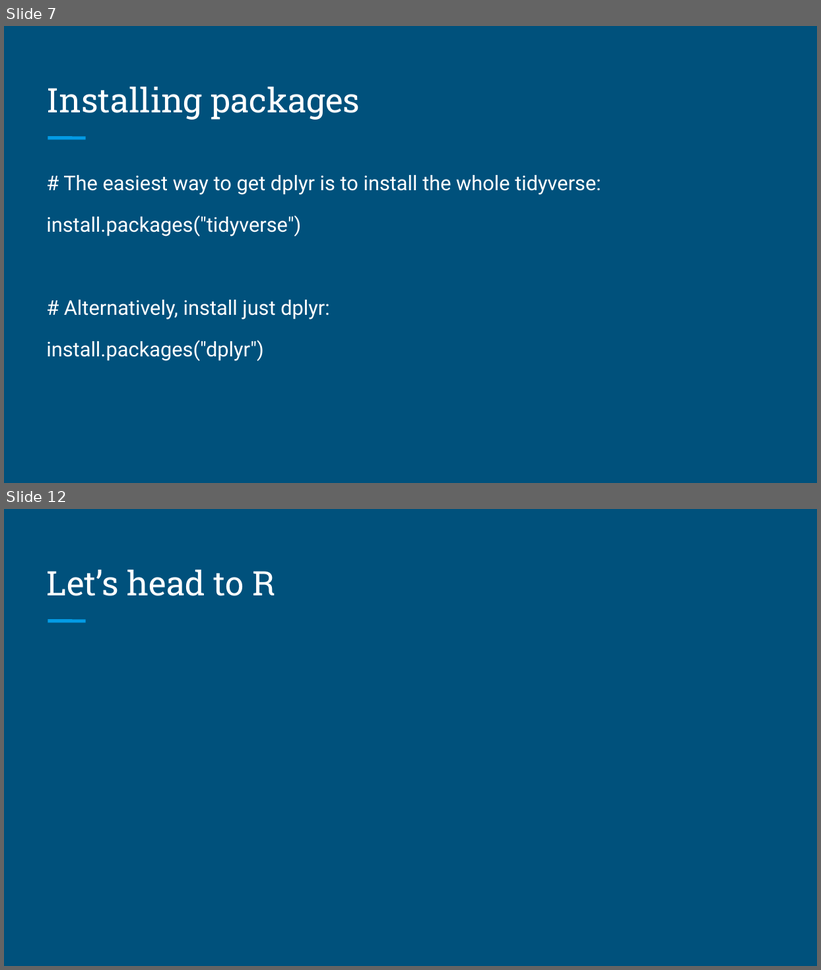
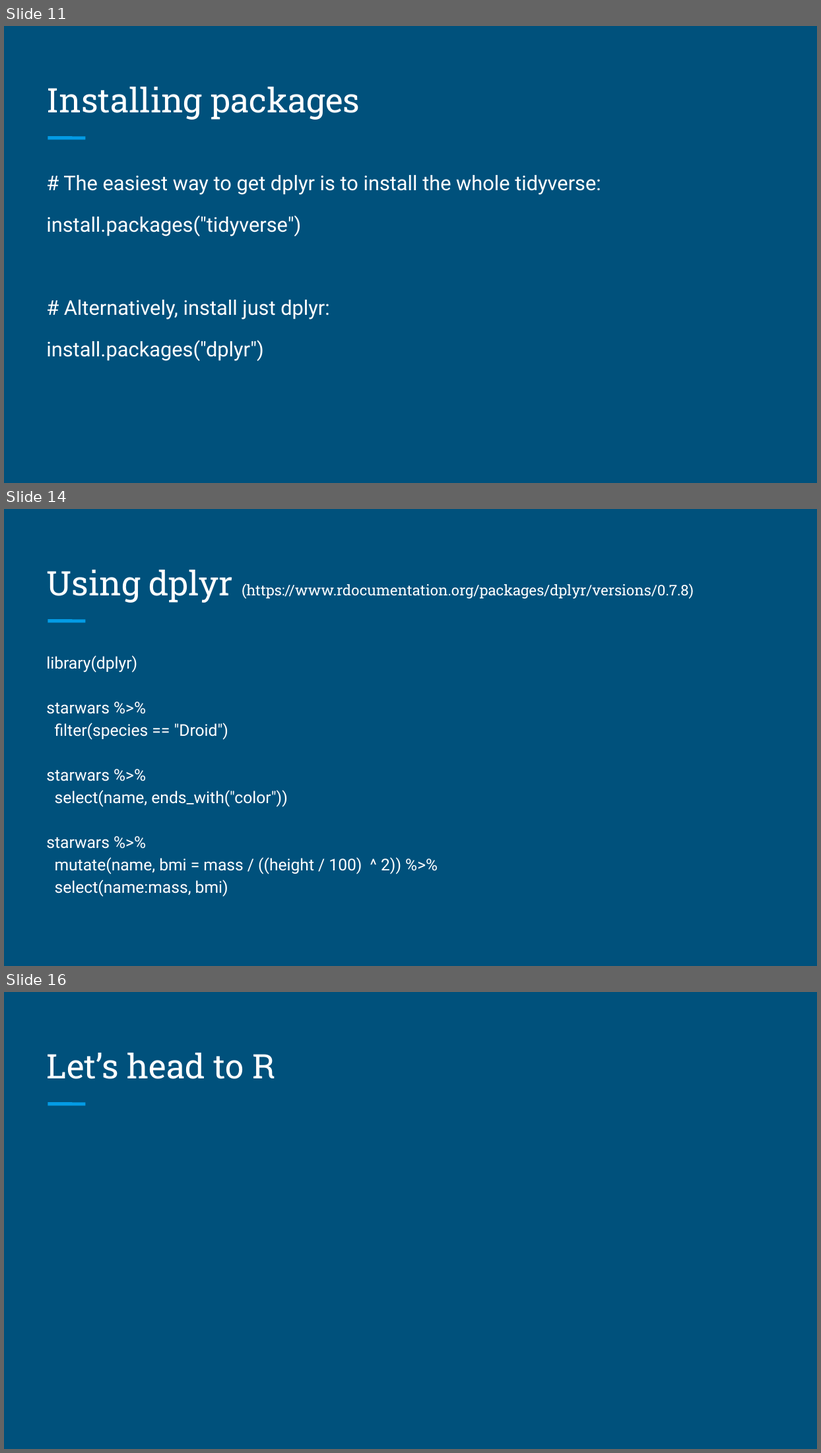
Before and after one commit to brandonyph/APB-Workshop-DataAnalyticsEssentials, a slide deck: Week4-Data-Import-and-Transformation/Week 4-Data Transformation.pptx. Shown one above the other, each under a label of ours: slides 7 and 12 before the commit, slides 11, 14 and 16 after it; the slides between them are not shown. The pictures are 821x970 and 821x1453 pixels, drawn with LibreOffice and Linux fonts; fonts in the diff are those of the drawing. Boxes give left, top, right and bottom in pixels: in the first picture for what was removed or moved away, otherwise in the second. Text is boxed around its words. In the diff, an @@ line names an element or a change of style, - is before the commit and + after.

```diff
--- a/Week4-Data-Import-and-Transformation/Week 4-Data Transformation.pptx
+++ b/Week4-Data-Import-and-Transformation/Week 4-Data Transformation.pptx
@@ slide 14 added at [4, 509, 817, 966], background #00517C; not listed: 1 template element that a slide beside it also shows @@
@@ text added at [46, 570, 694, 603], 13 pt, text #FFFFFF @@
+Using dplyr (https://www.rdocumentation.org/packages/dplyr/versions/0.7.8)
@@ text added at [46, 656, 401, 896], 14.4 pt, text #FFFFFF @@
+library(dplyr)
+starwars %>%
+filter(species == "Droid")
+starwars %>%
+select(name, ends_with("color"))
+starwars %>%
+mutate(name, bmi = mass / ((height / 100) ^ 2)) %>%
+select(name:mass, bmi)
@@ what was slide 7 is now slide 11 @@
@@ what was slide 12 is now slide 16 @@
```
Also in this commit, not shown: 6 slides changed, 4 other slides added, 1 slide removed.
